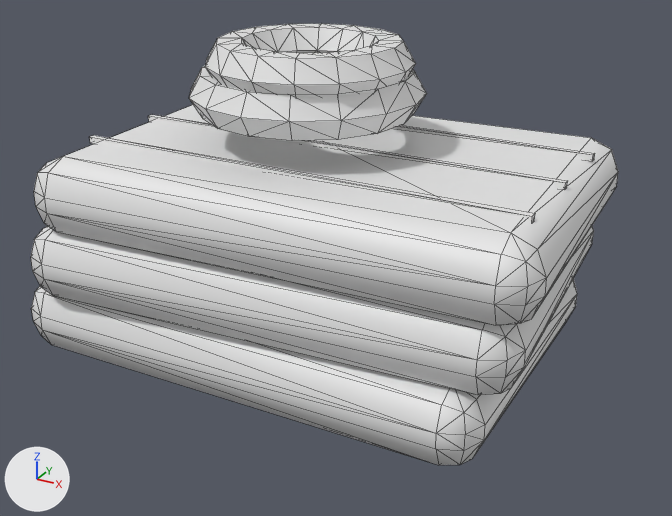
The FBX model Content/TheFinalTake/Meshes/Studio/Warehouse/SM_Prop_SoundBlankets.fbx, before and after one commit.
The view is the same before and after, from a 50 mm camera at (0.596, -1.008, 0.411) aimed at (0.052, -0.021, -0.083). Every picture has the same lights, and +X, +Y and +Z are marked at lower left. The older version comes first. Mesh edges are drawn as thin lines. Where no turn or scale is listed for an object, it has been applied to the vertices.

Names of what the first picture shows: 'SM_Prop_SoundBlankets'.
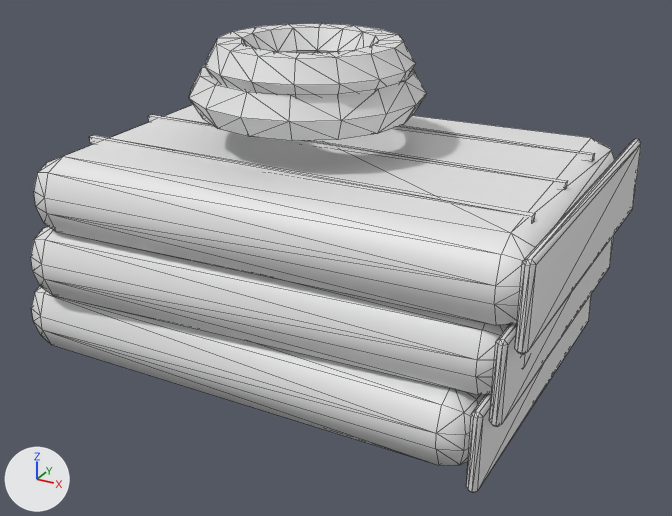
The edits, one by one:
me_sm_prop_soundblankets_001 is used by ob_sm_prop_soundblankets; location (0.0, 0.0, 0.0).
me_sm_prop_soundblankets_001 had 432 vertices, 816 faces and spanned x -0.326..0.374, y -0.244..0.244, z -0.221..0.197.
me_sm_prop_soundblankets_001 now has 504 vertices, 948 faces and spans x -0.326..0.377, y -0.244..0.244, z -0.221..0.197.
me_sm_prop_soundblankets_001 part 1: a new loose piece of 24 vertices spanning x 0.323..0.337, y -0.228..0.228, z -0.221..-0.119, in mat_m_ft_vertex (white #e7e7e7).
me_sm_prop_soundblankets_001 part 2: a new loose piece of 24 vertices spanning x 0.343..0.357, y -0.228..0.228, z -0.131..-0.029, in mat_m_ft_vertex (white #e7e7e7).
me_sm_prop_soundblankets_001 part 3: a new loose piece of 24 vertices spanning x 0.363..0.377, y -0.228..0.228, z -0.041..0.061, in mat_m_ft_vertex (white #e7e7e7).

Changed parts and their boxes (x1, y1, x2, y2) in the pictures (672 x 516 px):
'SM_Prop_SoundBlankets', reshaped (6% taller): before (31, 23, 618, 465); after (31, 23, 641, 493)
part 1 of me_sm_prop_soundblankets_001, added: after (466, 293, 592, 493)
part 2 of me_sm_prop_soundblankets_001, added: after (489, 235, 614, 427)
part 3 of me_sm_prop_soundblankets_001, added: after (515, 139, 641, 354)
